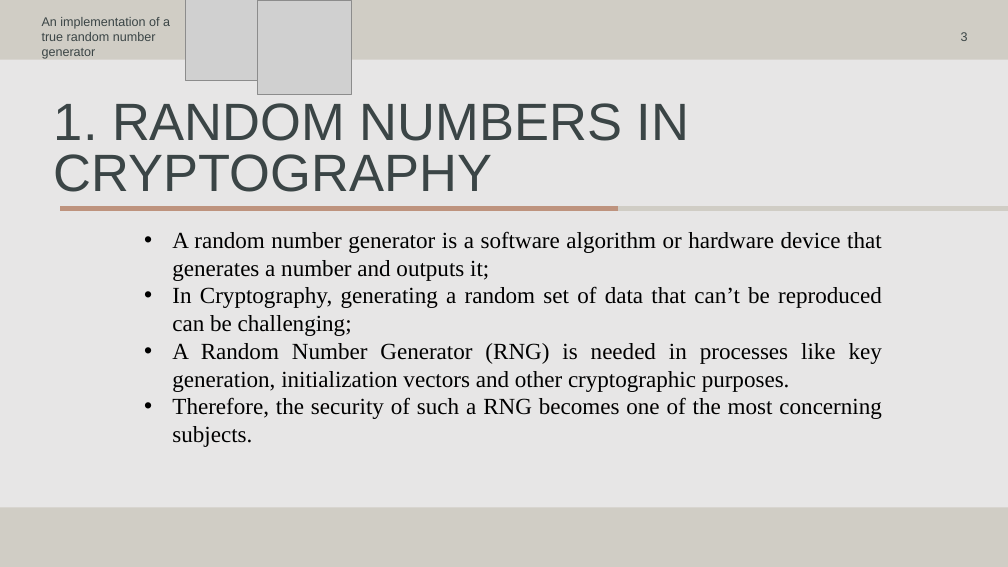
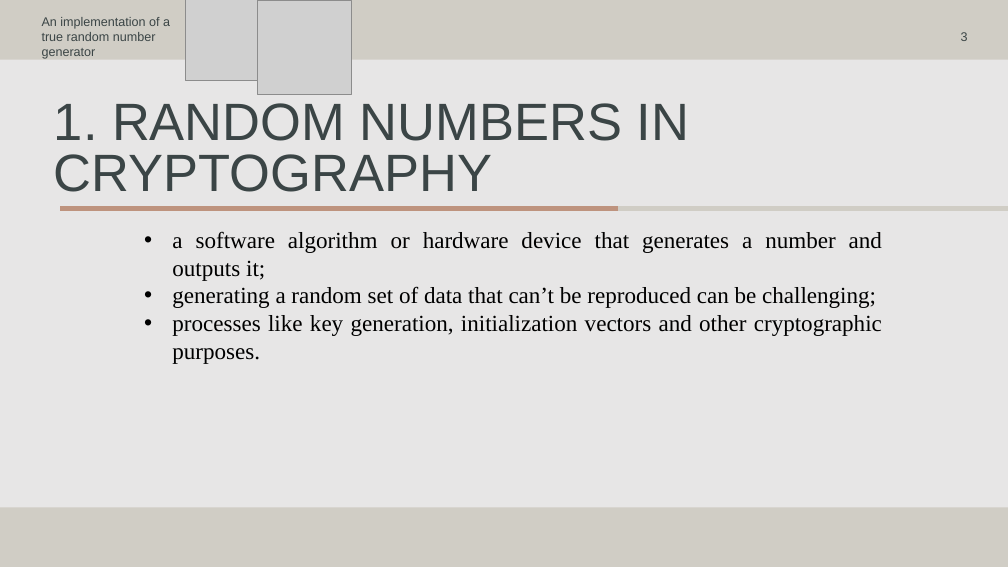
Before and after one commit to FidexEtRatio/RandomNumber, a slide deck: slide 3 of CERC 2025.pptx. Drawn at 1008x567 pixels with LibreOffice and Linux fonts; fonts in the diff are those of the drawing; grey boxes stand for pictures. Boxes give left, top, right and bottom in pixels: in the first picture for what was removed or moved away, otherwise in the second. Text is boxed around its words. In the diff, an @@ line names an element or a change of style, - is before the commit and + after.

```diff
--- a/CERC 2025.pptx
+++ b/CERC 2025.pptx
@@ text at [172,231,882,364]: text changed @@
-• A random number generator is a software algorithm or hardware device that generates a number and outputs it;
-• In Cryptography, generating a random set of data that can’t be reproduced can be challenging;
-• A Random Number Generator (RNG) is needed in processes like key generation, initialization vectors and other cryptographic purposes.
-• Therefore, the security of such a RNG becomes one of the most concerning subjects.
+• a software algorithm or hardware device that generates a number and outputs it;
+• generating a random set of data that can’t be reproduced can be challenging;
+• processes like key generation, initialization vectors and other cryptographic purposes.
```
Also in this commit, not shown: 4 other slides changed, 1 slide added.
